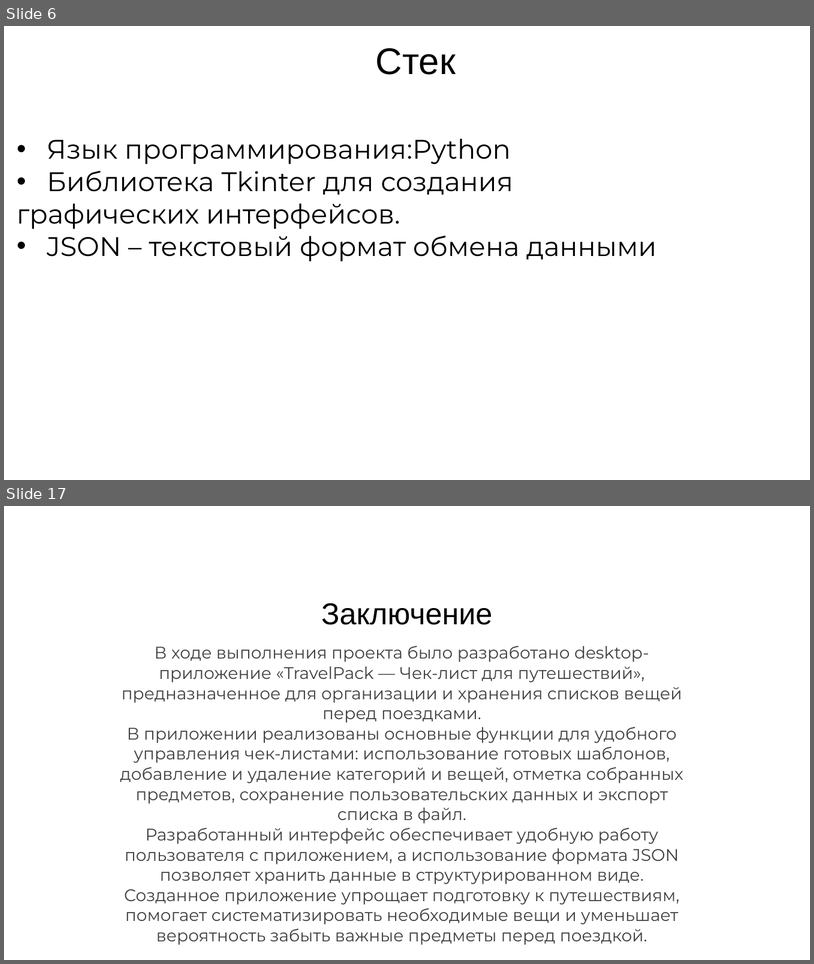
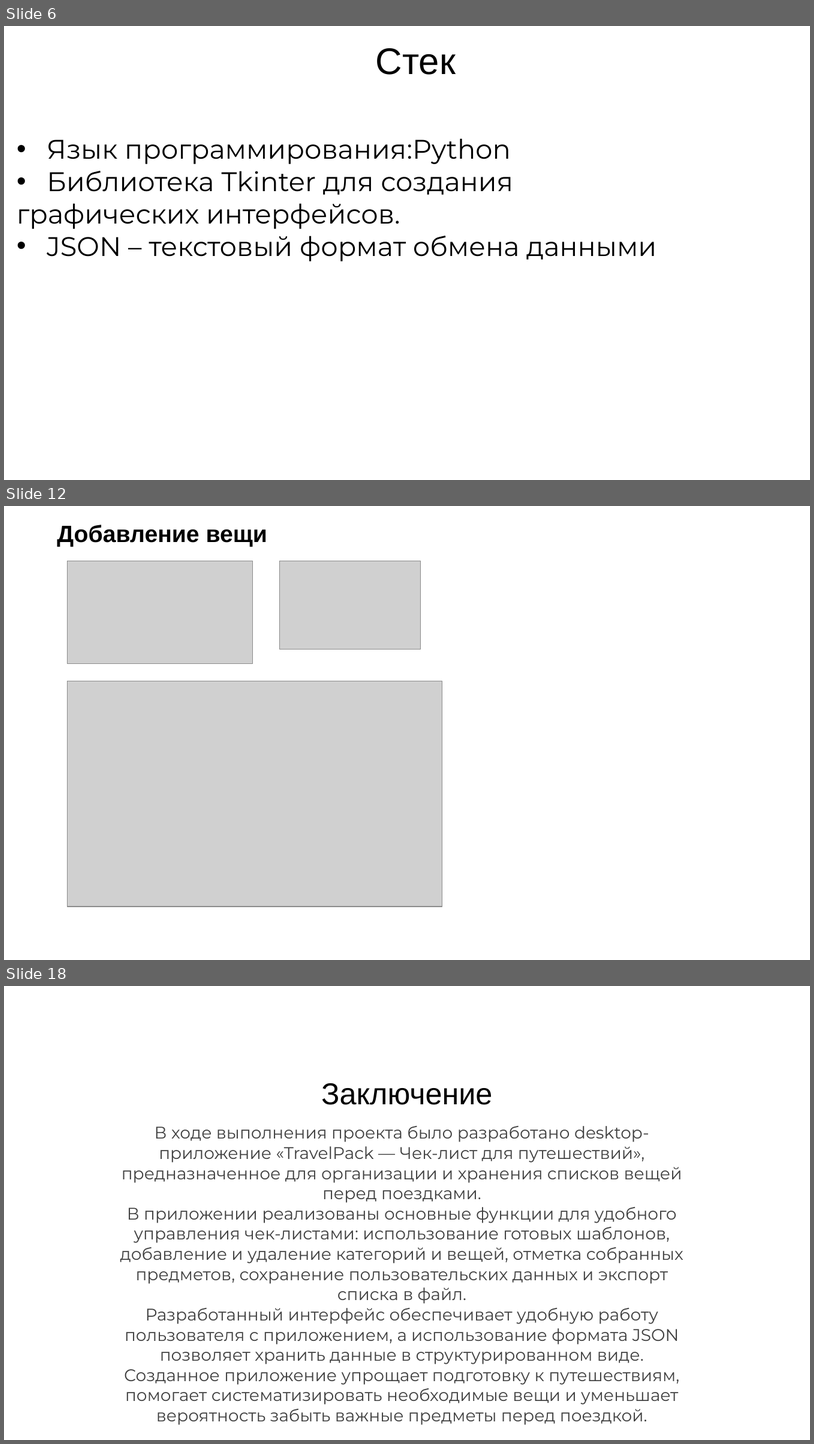
Before and after one commit to Samira13456/project3, a slide deck: pr3.pptx. Shown one above the other, each under a label of ours: slides 6 and 17 before the commit, slides 6, 12 and 18 after it; the slides between them are not shown. The pictures are 814x964 and 814x1444 pixels, drawn with LibreOffice and Linux fonts; fonts in the diff are those of the drawing; grey boxes stand for pictures; background and template pictures are left out. Boxes give left, top, right and bottom in pixels: in the first picture for what was removed or moved away, otherwise in the second. Text is boxed around its words. In the diff, an @@ line names an element or a change of style, - is before the commit and + after.

```diff
--- a/pr3.pptx
+++ b/pr3.pptx
@@ slide 12 added at [4, 506, 810, 960], background picture (left out) @@
@@ text added at [57, 525, 267, 547], 28 pt, text #000000, bold @@
+Добавление вещи
@@ rounded rectangle added at [52, 554, 431, 913], fill #FFFFFF at 50% opacity, outline #FFFFFF 0.25 pt @@
@@ rounded rectangle added at [468, 554, 763, 913], fill #FFFFFF at 50% opacity, outline #FFFFFF 0.25 pt @@
@@ picture added at [68, 561, 252, 663] @@
@@ picture added at [280, 561, 421, 649] @@
@@ picture added at [68, 681, 443, 906] @@
@@ what was slide 17 is now slide 18 @@
```
Also in this commit, not shown: 8 slides changed, 2 other slides added, 2 slides removed.
